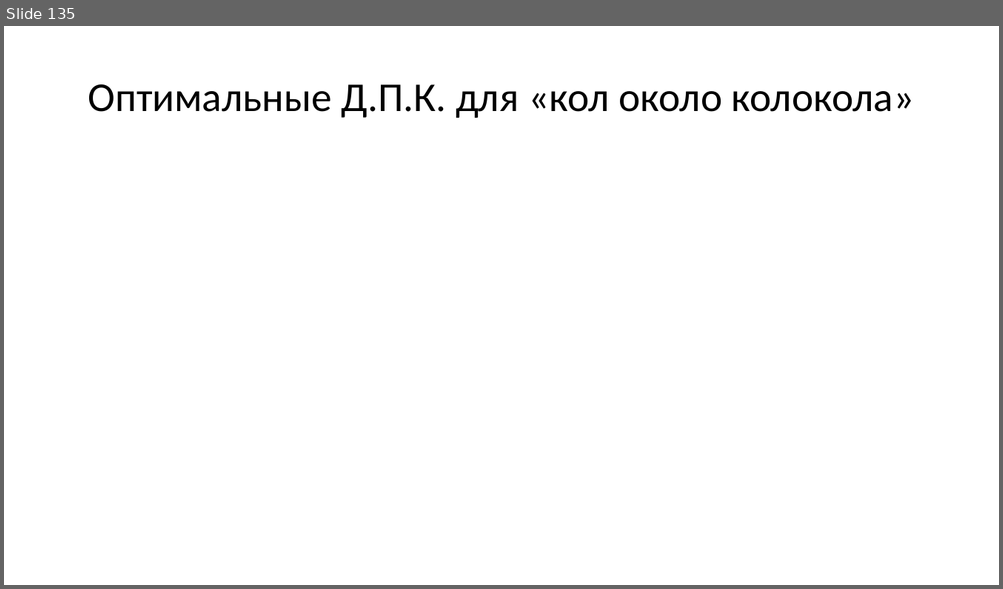
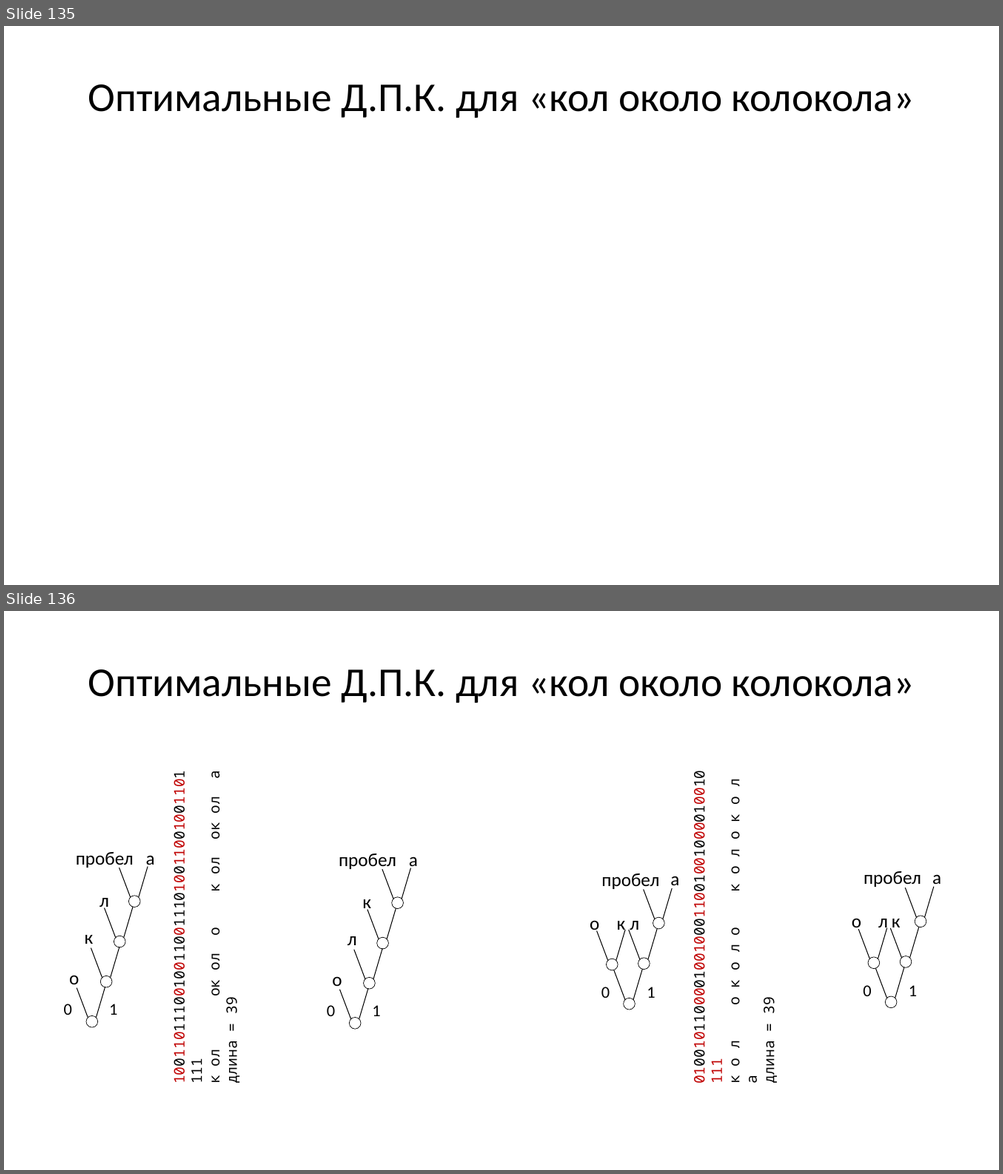
Before and after one commit to Evgueni-Petrov-aka-espetrov/Algorithms-and-Programming-in-C-pptx, a slide deck: 14 Кодирование.pptx. Shown one above the other, each under a label of ours: slide 135 before the commit, slides 135 and 136 after it. The pictures are 1003x589 and 1003x1174 pixels, drawn with LibreOffice and Linux fonts; fonts in the diff are those of the drawing. Boxes give left, top, right and bottom in pixels: in the first picture for what was removed or moved away, otherwise in the second. Text is boxed around its words. In the diff, an @@ line names an element or a change of style, - is before the commit and + after.

```diff
--- a/14 Кодирование.pptx
+++ b/14 Кодирование.pptx
@@ slide 136 added at (4, 611, 999, 1170), background #FFFFFF @@
@@ title added at (88, 669, 914, 703), 39.6 pt, text #000000 @@
+Оптимальные Д.П.К. для «кол около колокола»
@@ text added at (204, 772, 242, 1083), 14 pt, text #000000 @@
+100110111001001100111010011001001101111
+к ол ок ол о к ол ок ол а
+длина = 39
@@ text added at (723, 780, 778, 1083), 14 pt, text #000000 @@
+010010110000100100011001001000010010111
+к о л о к о л о к о л о к о л а
+длина = 39
@@ group added at (64, 852, 155, 1028): 8 lines, 7 texts, 4 ellipses @@
+0
+1
+к
+пробел
+о
+л
+а
@@ group added at (327, 854, 418, 1030): 8 lines, 7 texts, 4 ellipses @@
+0
+1
+л
+пробел
+о
+к
+а
@@ group added at (589, 874, 679, 1010): 8 lines, 7 texts, 4 ellipses @@
+к
+о
+л
+а
+пробел
+0
+1
@@ group added at (851, 871, 941, 1008): 8 lines, 7 texts, 4 ellipses @@
+л
+о
+к
+а
+пробел
+0
+1
```
Also in this commit, not shown: 39 slides changed, 2 other slides added, 10 slides removed.
